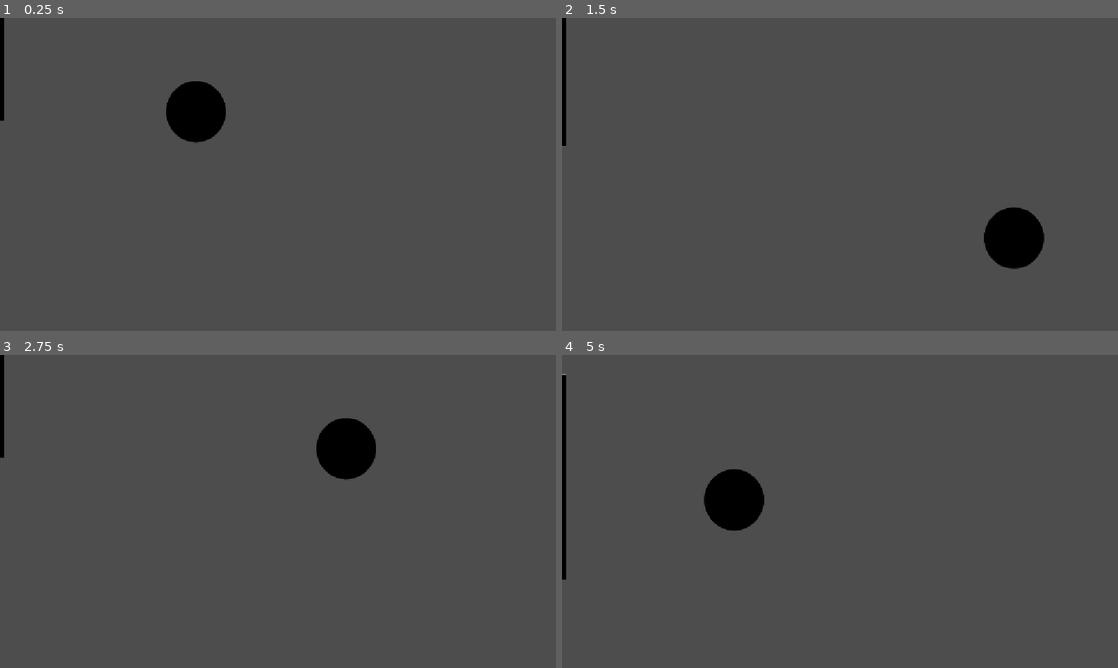
Above: before the commit, frames 1-4 (two rows, left to right).
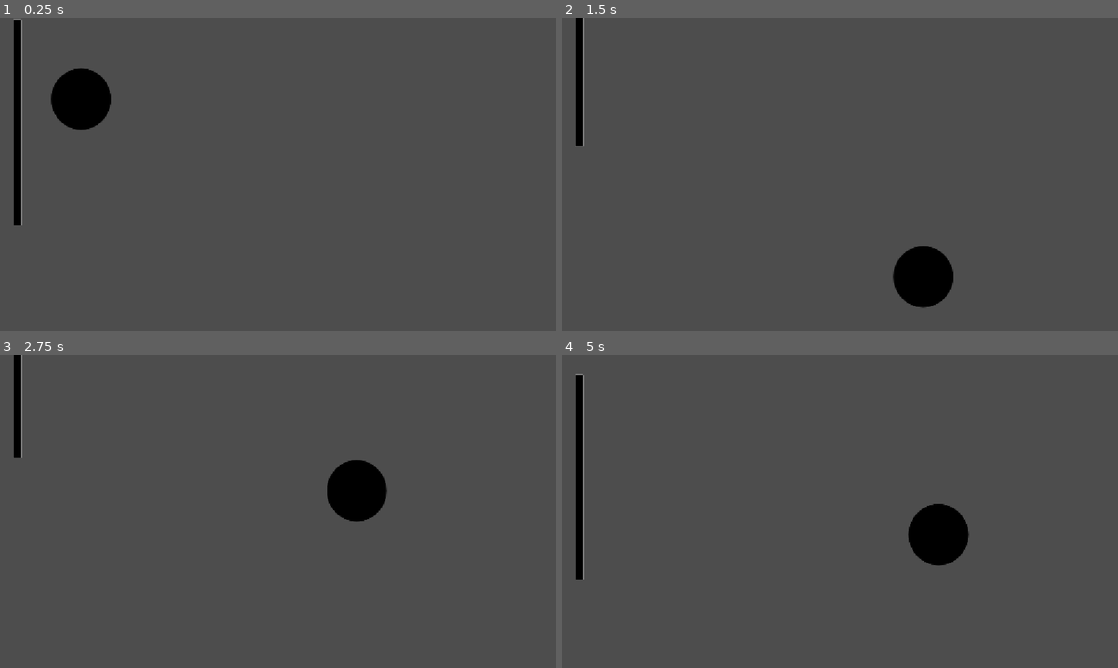
Above: after the commit, the same moments.

Repository: bleeze54/pong
Game: Godot game, scene res://main.tscn
Same seed, same stepped clock (60 frames per second), same inputs: the game is played once before the commit and once after it.
Inputs:
- Up to frame 1 (0.25 s): no input
- Up to frame 2 (1.5 s): hold Z 0.53-1.28 s; hold S from 1.28 s (still down); tap Z at 1.35 s
- Up to frame 3 (2.75 s): release S at 2.03 s; hold Z from 2.03 s (still down)
- Up to frame 4 (5 s): release Z at 2.78 s; tap Z at 2.85, 4.35 s; hold Z 3.53-4.28 s; hold S from 3.53 s (still down)

The runs differ from the first frame. In frame 1, 4.6% of the frame differs, in the area x 0-41%, y 0-67%; in frame 2, 4.3%; in frame 3, 3.5%; in frame 4, 4.8%, in the area x 0-74%, y 6-72%.

Commit message:
feat:colision entre la balle et la barre

Diff:
--- a/area_2d.tscn
+++ b/area_2d.tscn
@@ -1,19 +1,16 @@
 [gd_scene format=3 uid="uid://bd73rshlikg5n"]
 
 [ext_resource type="Texture2D" uid="uid://dpinrjqodwg5b" path="res://fezf.png" id="1_bxckd"]
-[ext_resource type="Script" uid="uid://cpu6xj82kdsuu" path="res://script/sprite_2d.gd" id="2_dl81w"]
+[ext_resource type="Script" uid="uid://culn0hfrda88k" path="res://script/charatere.gd" id="1_dl81w"]
 
-[sub_resource type="RectangleShape2D" id="RectangleShape2D_43itn"]
-size = Vector2(20, 425)
+[sub_resource type="RectangleShape2D" id="RectangleShape2D_f02q1"]
+size = Vector2(18, 428)
 
-[node name="player" type="Area2D" unique_id=1351594467]
+[node name="CharacterBody2D" type="CharacterBody2D" unique_id=1494834570]
+script = ExtResource("1_dl81w")
 
-[node name="Sprite2D" type="Sprite2D" parent="." unique_id=1939769778]
+[node name="CollisionShape2D" type="CollisionShape2D" parent="." unique_id=1668251132]
+shape = SubResource("RectangleShape2D_f02q1")
+
+[node name="Sprite2D" type="Sprite2D" parent="." unique_id=977376016]
 texture = ExtResource("1_bxckd")
-script = ExtResource("2_dl81w")
-
-[node name="CollisionShape2D" type="CollisionShape2D" parent="." unique_id=434753746]
-position = Vector2(0, 0.5)
-shape = SubResource("RectangleShape2D_43itn")
-
-[connection signal="body_entered" from="." to="Sprite2D" method="_on_area_2d_body_entered"]
--- a/boule.gd
+++ b/boule.gd
@@ -1,23 +1,42 @@
 extends RigidBody2D
 @onready var collision_shape:CircleShape2D = $CollisionShape2D.shape
-@export var speed =600
+@export var speed =800
 var screen_size:Vector2
 var velocity = Vector2.ZERO
+
 # Called when the node enters the scene tree for the first time.
 func _ready() -> void:
 	position=Vector2(300,300)
 	screen_size = get_viewport_rect().size
-	velocity.y-=1
-	velocity.x+=1
+	linear_velocity = Vector2(-1, -1).normalized() * speed
+
 
 # Called every frame. 'delta' is the elapsed time since the previous frame.
 func _process(delta: float) -> void:
-	velocity=velocity.normalized()*speed
-	if (position.y+collision_shape.radius >= screen_size.y or position.y-collision_shape.radius <= 0) :
+	pass
+	#print_debug(position.y,"  ",position.x)
 
-		velocity.y=-velocity.y;
-	if (position.x+collision_shape.radius >= screen_size.x or position.x-collision_shape.radius <= 0) :
-		velocity.x=-velocity.x
-	position += velocity * delta
+func _physics_process(_delta: float) -> void:
+	var radius = collision_shape.radius
 
-	print_debug(position.y,"  ",position.x)
+	# Rebond Horizontal (Gauche / Droite)
+	if position.x - radius <= 0:
+		position.x = radius # Replace le corps à l'intérieur
+		linear_velocity.x = abs(linear_velocity.x) # Force la vitesse vers la droite
+	elif position.x + radius >= screen_size.x:
+		position.x = screen_size.x - radius
+		linear_velocity.x = -abs(linear_velocity.x) # Force la vitesse vers la gauche
+
+	# Rebond Vertical (Haut / Bas)
+	if position.y - radius <= 0:
+		position.y = radius
+		linear_velocity.y = abs(linear_velocity.y) # Force la vitesse vers le bas
+	elif position.y + radius >= screen_size.y:
+		position.y = screen_size.y - radius
+		linear_velocity.y = -abs(linear_velocity.y) # Force la vitesse vers le haut
+
+	# Détection du CharacterBody2D
+	var bodies = get_colliding_bodies()
+	for body in bodies:
+		if body is CharacterBody2D:
+			print("Collision en cours avec le personnage : ", body.name)
--- a/main.tscn
+++ b/main.tscn
@@ -6,6 +6,7 @@
 [node name="Main" type="Node" unique_id=1053115024]
 
 [node name="player" parent="." unique_id=1351594467 instance=ExtResource("1_ig7tw")]
+position = Vector2(36, 216)
 
 [node name="Boule" parent="." unique_id=13616168 instance=ExtResource("2_0xm2m")]
 position = Vector2(481, 275)
--- a/rigid_body_2d.tscn
+++ b/rigid_body_2d.tscn
@@ -3,10 +3,19 @@
 [ext_resource type="Script" uid="uid://cy63xh514unvn" path="res://boule.gd" id="1_jiowd"]
 [ext_resource type="Texture2D" uid="uid://bqjopoju84yqu" path="res://boule.png" id="2_2x7xp"]
 
+[sub_resource type="PhysicsMaterial" id="PhysicsMaterial_f02q1"]
+friction = 0.0
+bounce = 1.0
+
 [sub_resource type="CircleShape2D" id="CircleShape2D_dtkk7"]
 radius = 64.00781
 
 [node name="Boule" type="RigidBody2D" unique_id=13616168]
+physics_material_override = SubResource("PhysicsMaterial_f02q1")
+custom_integrator = true
+continuous_cd = 2
+contact_monitor = true
+max_contacts_reported = 4
 script = ExtResource("1_jiowd")
 
 [node name="CollisionShape2D" type="CollisionShape2D" parent="." unique_id=1953592637]
--- a/script/sprite_2d.gd
+++ b/script/charatere.gd
@@ -1,4 +1,5 @@
-extends Sprite2D
+extends CharacterBody2D
+
 @export var speed =400
 var sccreen_size
 
Not shown, added: script/charatere.gd.uid
Not shown, removed: script/sprite_2d.gd.uid
Not shown, added: README.md
Not shown, removed: balll.py
Not shown, removed: game.py
Not shown, removed: main.py
Not shown, removed: player.py
